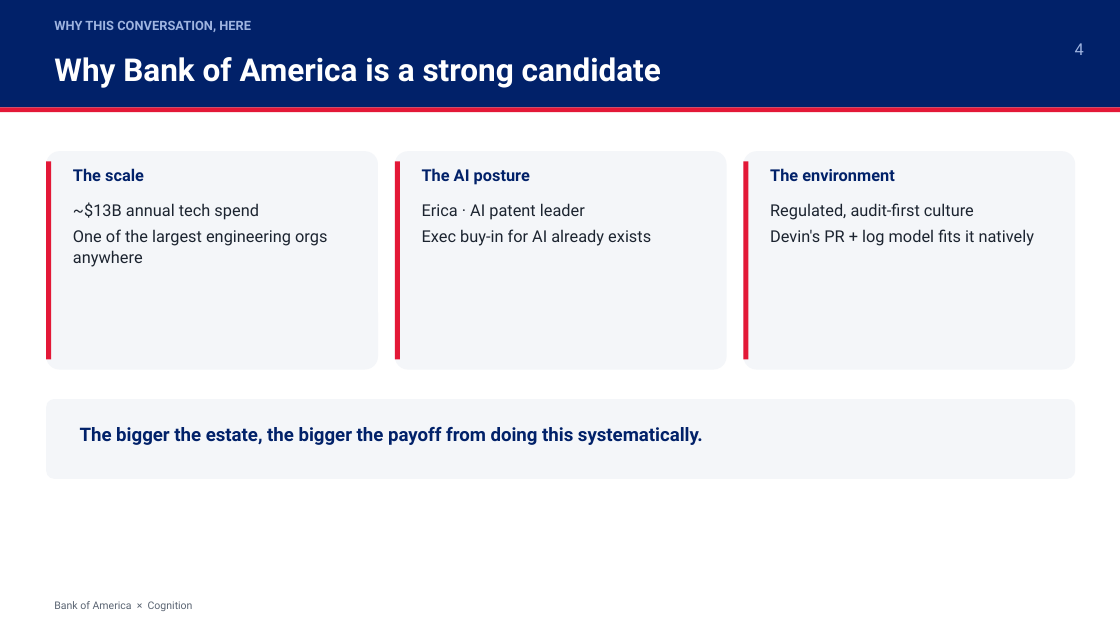
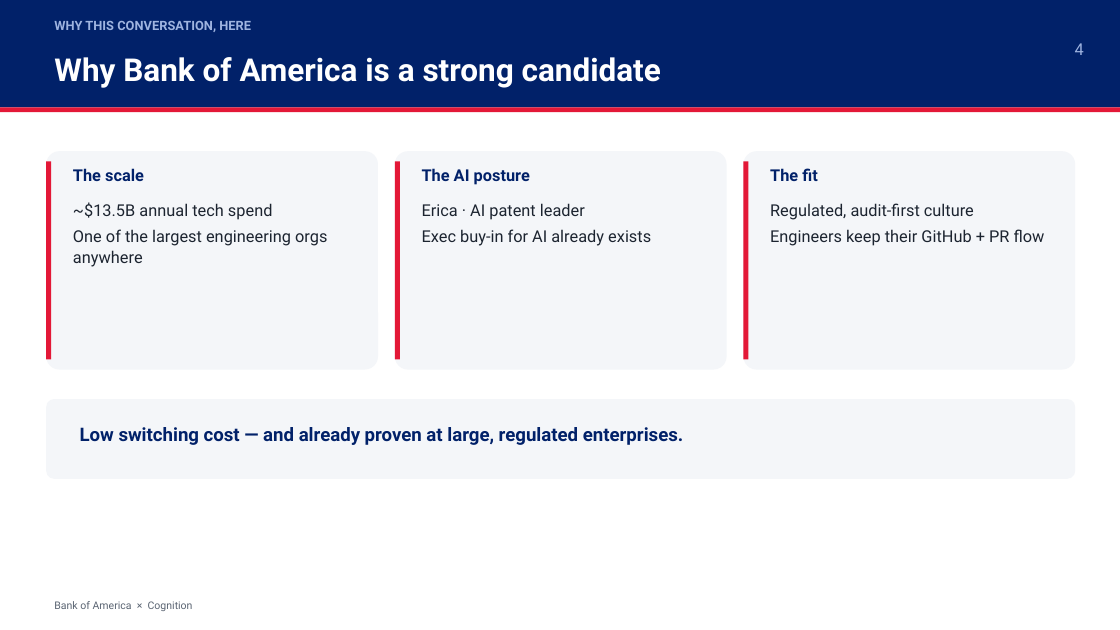
Before and after one commit to torrancefredell/bofa-demo, a slide deck: slide 4 of presentation/BofA_x_Cognition_Devin_Demo.pptx. Drawn at 1120x630 pixels with LibreOffice and Linux fonts; fonts in the diff are those of the drawing. Boxes give left, top, right and bottom in pixels: in the first picture for what was removed or moved away, otherwise in the second. Text is boxed around its words. In the diff, an @@ line names an element or a change of style, - is before the commit and + after.

```diff
--- a/presentation/BofA_x_Cognition_Devin_Demo.pptx
+++ b/presentation/BofA_x_Cognition_Devin_Demo.pptx
@@ text at bbox=[770, 168, 817, 181]: text changed @@
-The environment
+The fit
@@ text at bbox=[73, 202, 273, 220]: text changed @@
-~$13B annual tech spend
+~$13.5B annual tech spend
@@ text at bbox=[770, 229, 1045, 246]: text changed @@
-Devin's PR + log model fits it natively
+Engineers keep their GitHub + PR flow
@@ text at bbox=[80, 427, 683, 445]: text changed @@
-The bigger the estate, the bigger the payoff from doing this systematically.
+Low switching cost — and already proven at large, regulated enterprises.
```
Also in this commit, not shown: 1 other slide changed, 1 other file.
